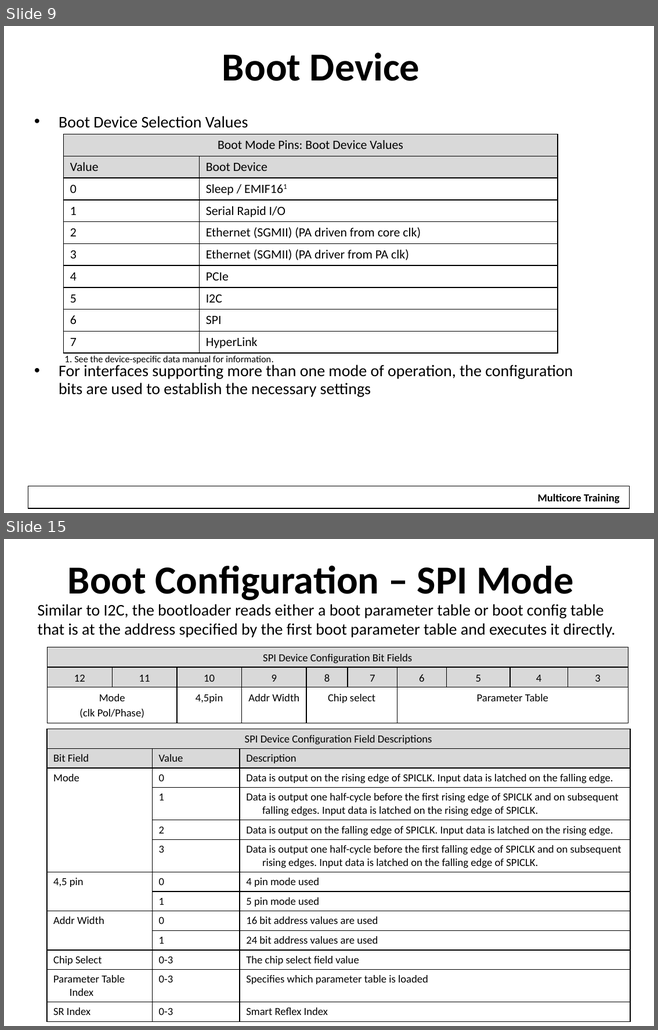
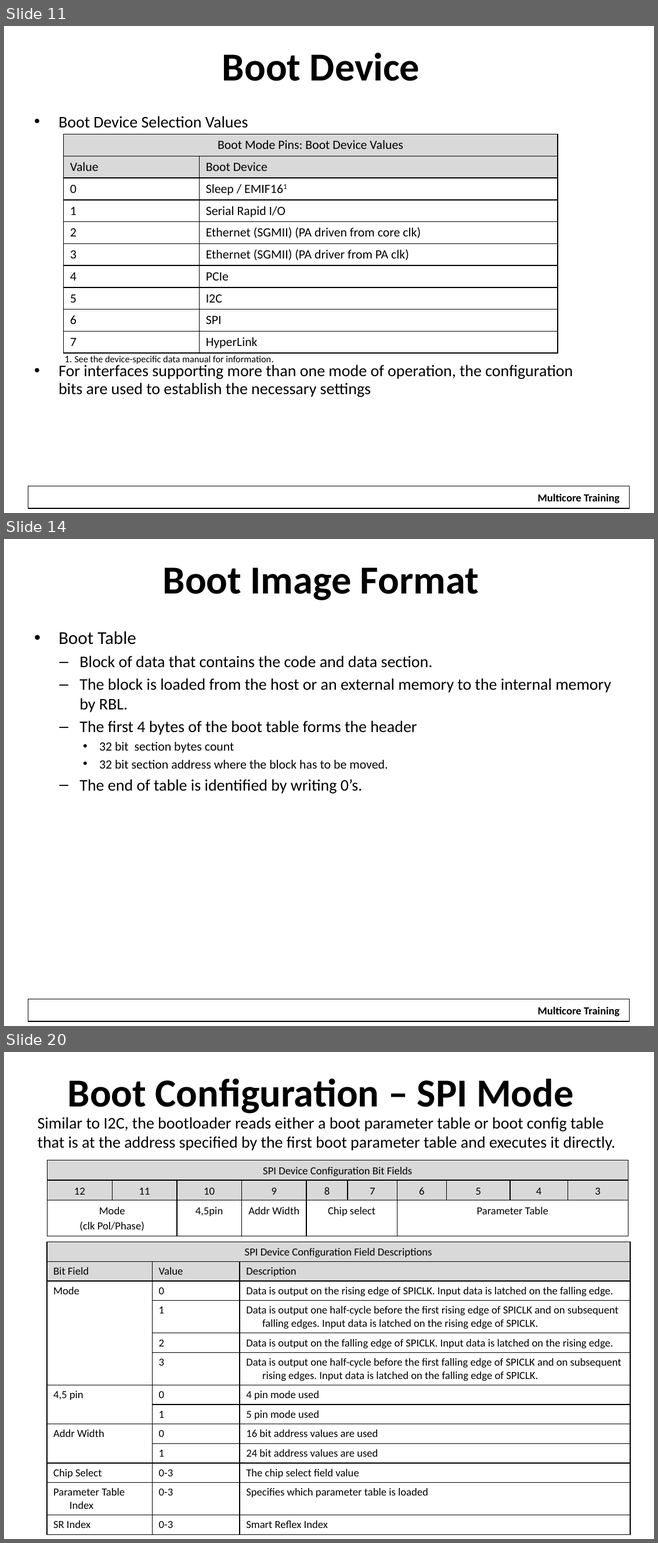
Before and after one commit to hari1989/keystone-workshop, a slide deck: slides/KeyStone Bootloader.pptx. Shown one above the other, each under a label of ours: slides 9 and 15 before the commit, slides 11, 14 and 20 after it; the slides between them are not shown. The pictures are 658x1030 and 658x1543 pixels, drawn with LibreOffice and Linux fonts; fonts in the diff are those of the drawing; background and template pictures are left out. Boxes give left, top, right and bottom in pixels: in the first picture for what was removed or moved away, otherwise in the second. Text is boxed around its words. In the diff, an @@ line names an element or a change of style, - is before the commit and + after.

```diff
--- a/slides/KeyStone Bootloader.pptx
+++ b/slides/KeyStone Bootloader.pptx
@@ slide 14 added at [4,539,654,1026], background #FFFFFF; not listed: 2 template elements that a slide beside it also shows @@
@@ title added at [163,567,478,600], 44 pt, text #000000, bold @@
+Boot Image Format
@@ text added at [59,631,611,794], 18 pt, text #000000 @@
+• Boot Table
+  – Block of data that contains the code and data section.
+  – The block is loaded from the host or an external memory to the internal memory by RBL.
+  – The first 4 bytes of the boot table forms the header
+    • 32 bit section bytes count
+    • 32 bit section address where the block has to be moved.
+  – The end of table is identified by writing 0’s.
@@ what was slide 9 is now slide 11 @@
@@ what was slide 15 is now slide 20 @@
```
Also in this commit, not shown: 12 slides changed, 7 other slides added.
